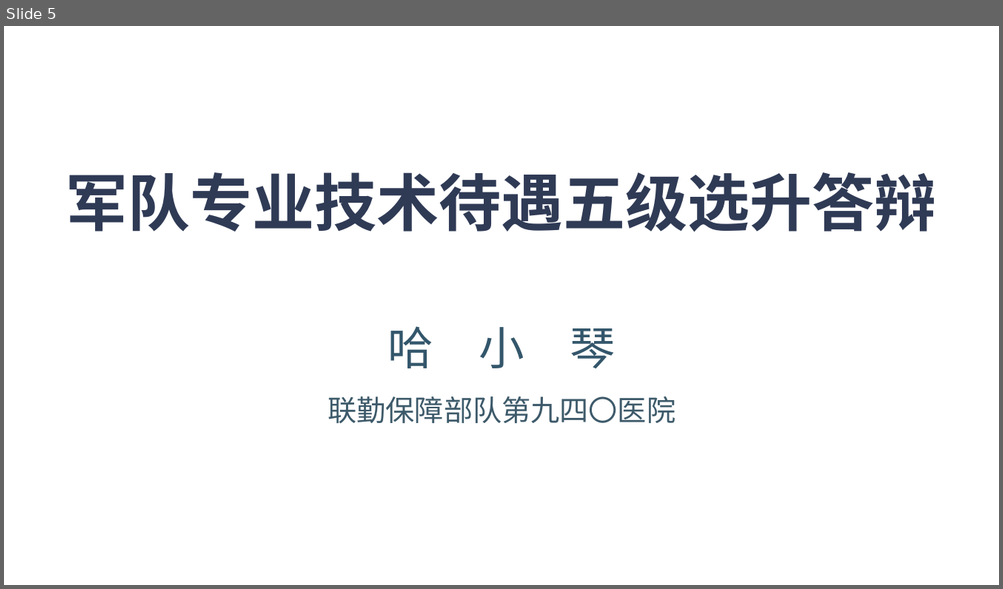
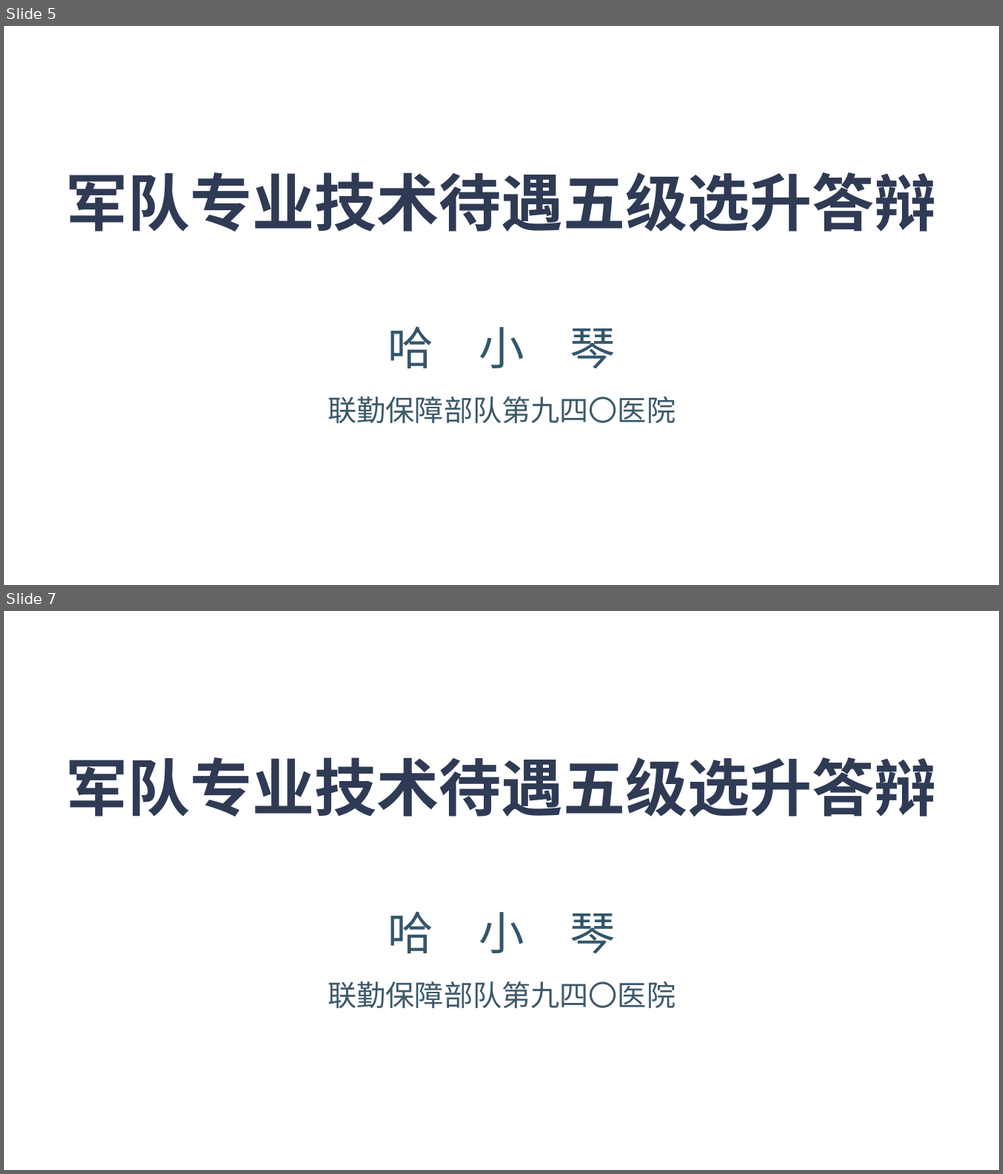
Before and after one commit to a854589274-afk/1, a slide deck: 哈小琴_答辩封面_方案.pptx. Shown one above the other, each under a label of ours: slide 5 before the commit, slides 5 and 7 after it; the slides between them are not shown. The pictures are 1003x589 and 1003x1174 pixels, drawn with LibreOffice and Linux fonts; fonts in the diff are those of the drawing; background and template pictures are left out. Boxes give left, top, right and bottom in pixels: in the first picture for what was removed or moved away, otherwise in the second. Text is boxed around its words. In the diff, an @@ line names an element or a change of style, - is before the commit and + after.

```diff
--- a/哈小琴_答辩封面_方案.pptx
+++ b/哈小琴_答辩封面_方案.pptx
@@ slide 7 added at bbox=[4, 611, 999, 1170], background picture (left out) @@
@@ text added at bbox=[66, 758, 936, 817], 60 pt, text #2F3A55, bold @@
+军队专业技术待遇五级选升答辩
@@ text added at bbox=[387, 911, 616, 954], 44 pt, text #33566B @@
+哈 小 琴
@@ text added at bbox=[327, 982, 675, 1009], 28 pt, text #3D5A6A @@
+联勤保障部队第九四〇医院
```
Also in this commit, not shown: 6 other slides added, 1 other file.
